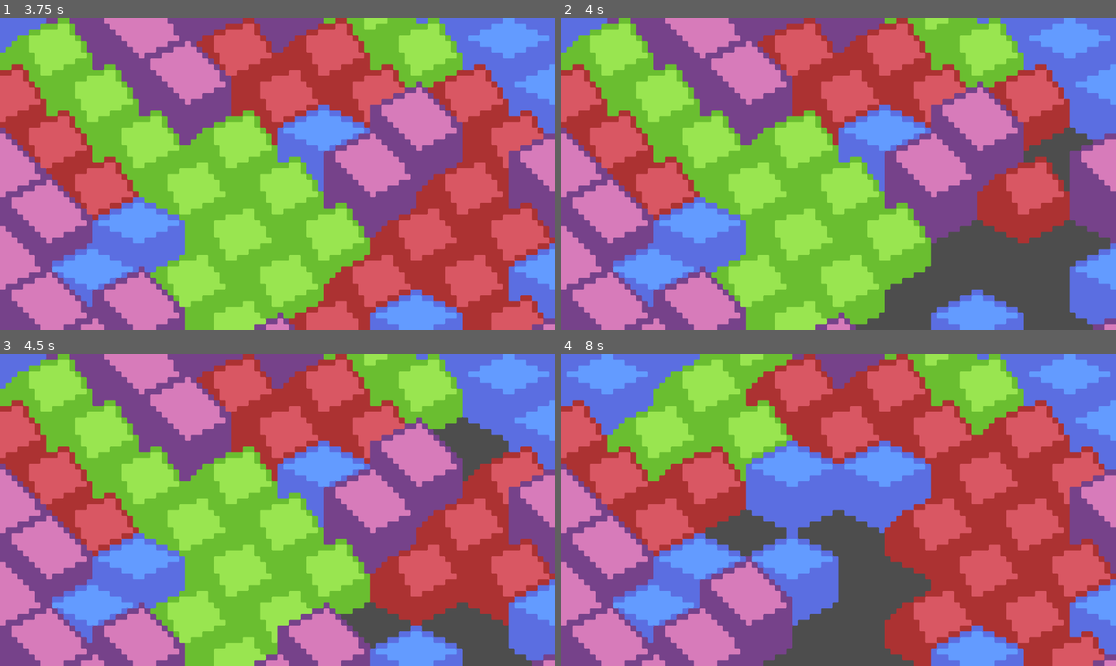
Above: before the commit, frames 1-4 (two rows, left to right).
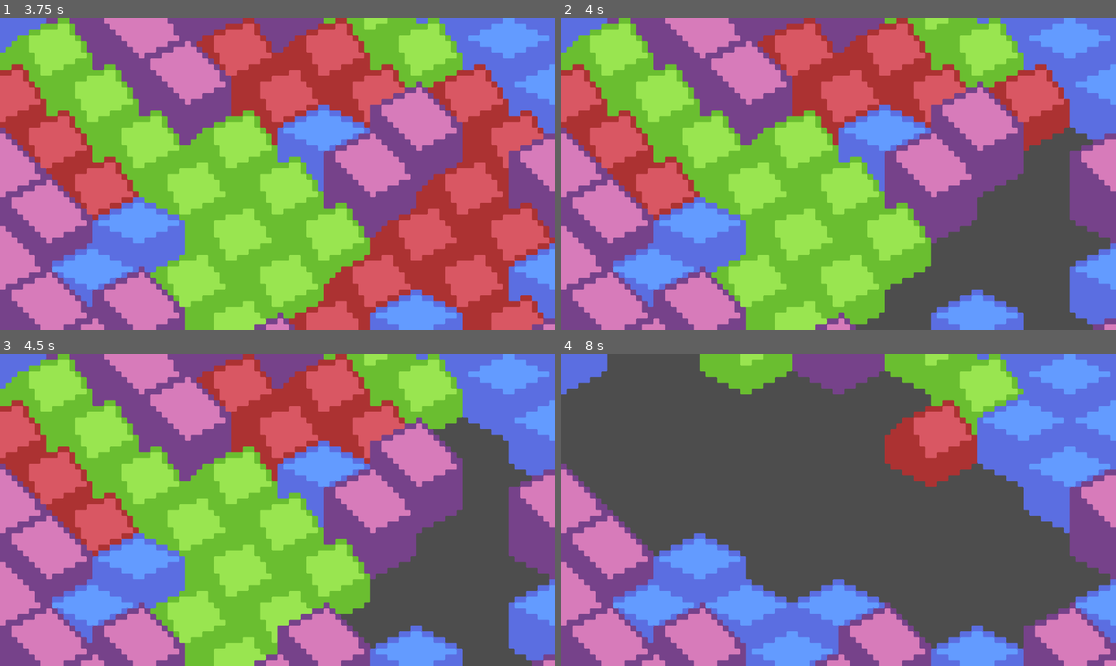
Above: after the commit, the same moments.

Repository: mudziok/destruction
Game: Godot game, scene res://main.tscn
The game is run twice, just before and just after one commit, with the same random seed, the same clock (stepped at 60 frames per second) and the same inputs. The project has no main scene, so this scene is started directly.
Inputs (mouse positions are in pixels of both pictures, inside the frame that each line leads up to):
- Up to frame 1 (3.75 s): tap Enter at 0.5 s; move the mouse to (399, 158) at 0.52 s; click (399, 158) at 0.67 s; move the mouse to (166, 189) at 1.27 s; click (166, 189) at 1.42 s; move the mouse to (333, 105) at 2.02 s; click (333, 105) at 2.17 s; move the mouse to (249, 236) at 2.77 s; click (249, 236) at 2.92 s; tap R (restart) at 3.5 s; move the mouse to (444, 220) at 3.52 s; click (444, 220) at 3.67 s
- Up to frame 2 (4 s): no input
- Up to frame 3 (4.5 s): move the mouse to (111, 463) at 4.27 s; click (111, 463) at 4.42 s
- Up to frame 4 (8 s): move the mouse to (866, 510) at 5.02 s; click (866, 510) at 5.17 s; move the mouse to (755, 432) at 5.77 s; click (755, 432) at 5.92 s; move the mouse to (960, 494) at 6.52 s; click (960, 494) at 6.67 s; move the mouse to (727, 525) at 7.27 s; click (727, 525) at 7.42 s

Frame 1 is identical in both runs. In frame 2, 3.2% of the frame differs, in the area x 74-92%, y 44-73%; in frame 3, 9.9%; in frame 4, 65%, in the area x 0-100%, y 0-100%.

Commit message:
adjust tiles marked for deletion

Diff:
--- a/tile_map_layer.gd
+++ b/tile_map_layer.gd
@@ -105,6 +105,9 @@
 		var groups = get_surroundings_of_color(removed_cell)
 
 		for group in groups:
+			mark_for_deletion_cells.append_array(group)
+
+		for group in groups:
 			await get_tree().process_frame
 			await get_tree().process_frame
 			await get_tree().process_frame
@@ -112,6 +115,7 @@
 			await get_tree().process_frame
 			for cell in group:
 				erase_cell(cell)
+				mark_for_deletion_cells.erase(cell)
 
 func _process(delta: float) -> void:
 	pass
Binary file added: sprites/houses-export.png
Not shown, added: sprites/houses-export.png.import
